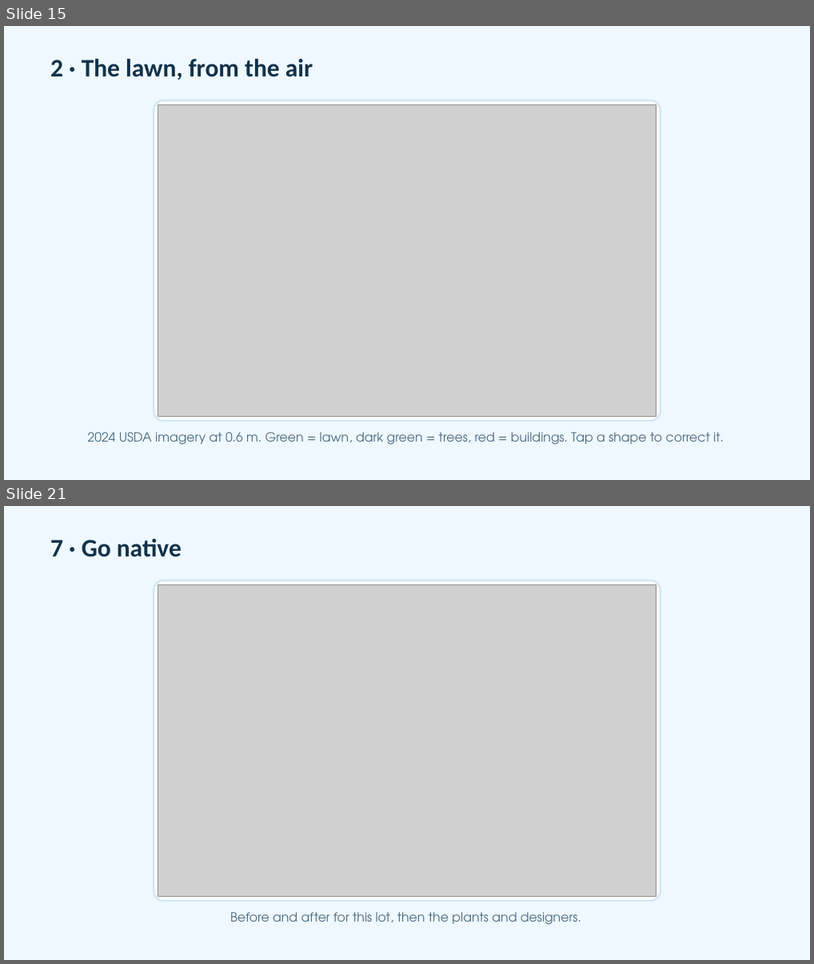
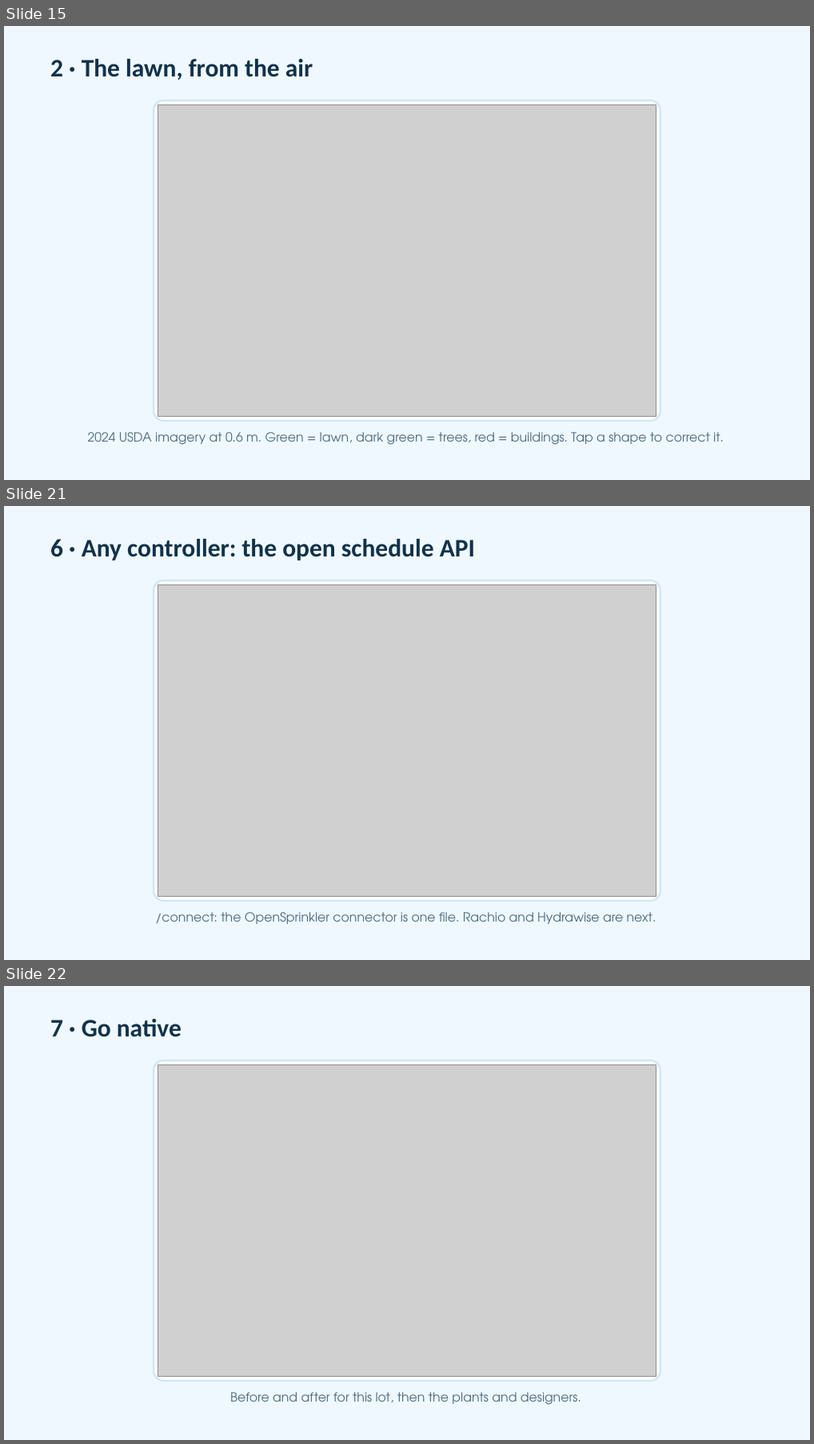
Before and after one commit to adamfortuna/overwatering, a slide deck: docs/pitch/overwatering.pptx. Shown one above the other, each under a label of ours: slides 15 and 21 before the commit, slides 15, 21 and 22 after it; the slides between them are not shown. The pictures are 814x964 and 814x1444 pixels, drawn with LibreOffice and Linux fonts; fonts in the diff are those of the drawing; grey boxes stand for pictures. Boxes give left, top, right and bottom in pixels: in the first picture for what was removed or moved away, otherwise in the second. Text is boxed around its words. In the diff, an @@ line names an element or a change of style, - is before the commit and + after.

```diff
--- a/docs/pitch/overwatering.pptx
+++ b/docs/pitch/overwatering.pptx
@@ slide 21 added at (4,506,810,960), background #EEF8FE @@
@@ text added at (50,539,475,560), 30 pt, text #12324A, bold @@
+6 · Any controller: the open schedule API
@@ rounded rectangle added at (154,580,661,900), fill #FFFFFF, outline #CFE6F5 2 pt @@
@@ picture added at (158,584,657,896) @@
@@ text added at (155,912,657,924), 15 pt, text #4F6B80 @@
+/connect: the OpenSprinkler connector is one file. Rachio and Hydrawise are next.
@@ what was slide 21 is now slide 22 @@
```
Also in this commit, not shown: 2 slides changed, 4 other slides added, 4 slides removed, 18 other files.
